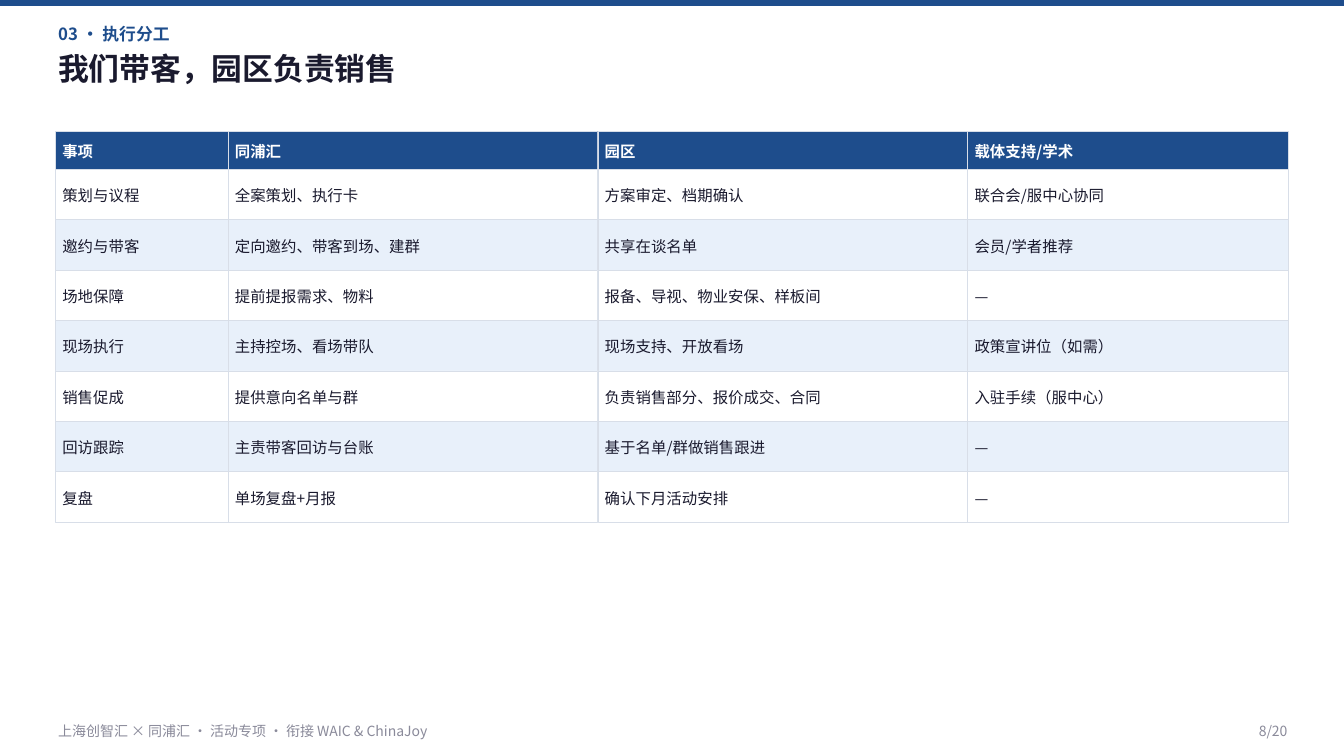
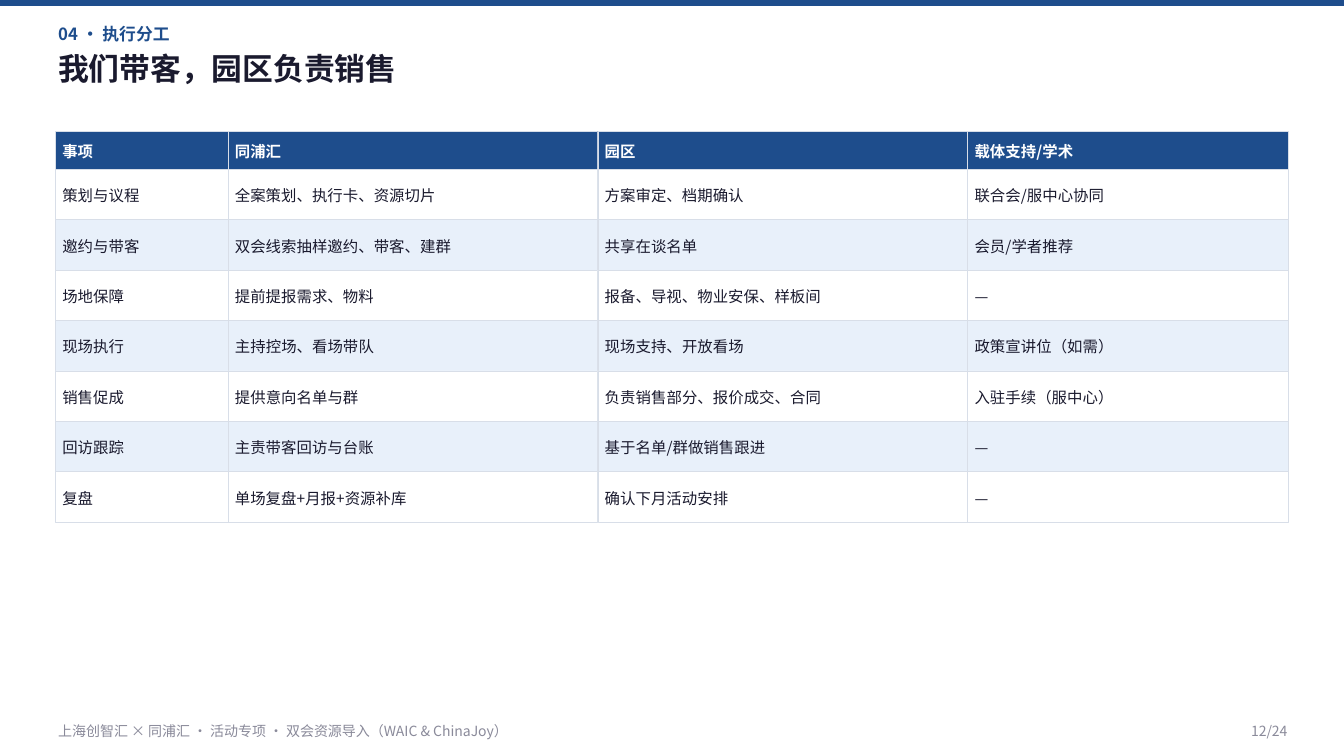
Before and after one commit to hujigang2010-maker/AIDEN, a slide deck: slide 12 of proposal/创智汇30场活动专项交付-修订版.pptx (slide 8 before the commit). Drawn at 1344x756 pixels with LibreOffice and Linux fonts; fonts in the diff are those of the drawing. Boxes give left, top, right and bottom in pixels: in the first picture for what was removed or moved away, otherwise in the second. Text is boxed around its words. In the diff, an @@ line names an element or a change of style, - is before the commit and + after.

```diff
--- a/proposal/创智汇30场活动专项交付-修订版.pptx
+++ b/proposal/创智汇30场活动专项交付-修订版.pptx
@@ text at <box>58,25,169,42</box>: text changed @@
-03 · 执行分工
+04 · 执行分工
@@ text at <box>235,188,436,203</box>: text changed @@
-全案策划、执行卡
+全案策划、执行卡、资源切片
@@ text at <box>235,239,451,254</box>: text changed @@
-定向邀约、带客到场、建群
+双会线索抽样邀约、带客、建群
@@ text at <box>235,491,407,506</box>: text changed @@
-单场复盘+月报
+单场复盘+月报+资源补库
@@ text at <box>58,724,508,739</box>: text changed @@
-上海创智汇 × 同浦汇 · 活动专项 · 衔接 WAIC & ChinaJoy
+上海创智汇 × 同浦汇 · 活动专项 · 双会资源导入（WAIC & ChinaJoy）
@@ text at <box>1251,725,1287,738</box>: text changed @@
-8/20
+12/24
```
Also in this commit, not shown: 18 other slides changed, 5 slides added, 1 slide removed, 14 other files.
